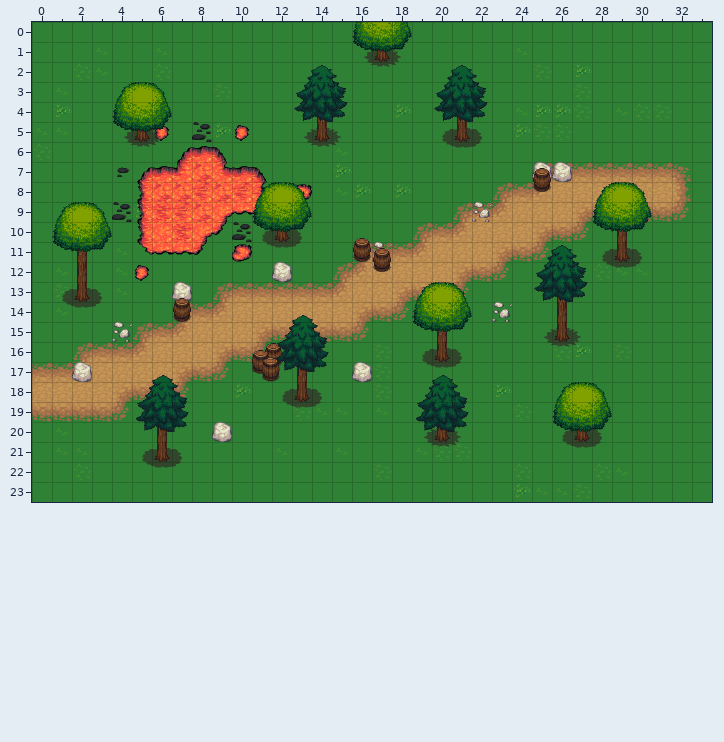
An edit to a level. Tiled map, Path.tmx. The picture above is the old version.
Cells are 32x32 px. Shown: x 0..33, y 0..23. The old version is drawn lined up with the new one.
Now the later version:
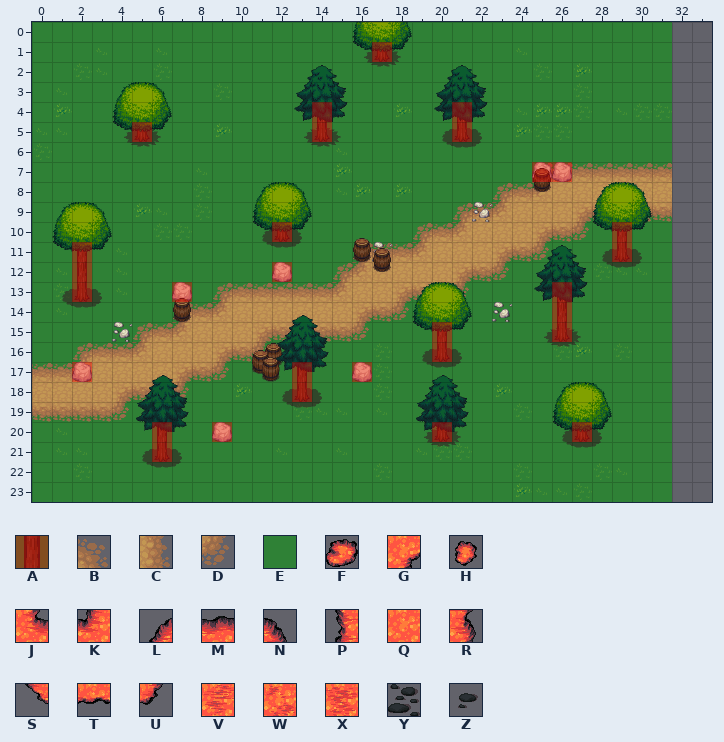
Key: from "RED": A 0; from "dirt": B 8, C 11, D 14; from "grass": E 10; from "lava": F 0, G 1, H 3, J 4, K 5, L 6, M 7, N 8, P 9, Q 10, R 11, S 12, T 13, U 14, V 15, W 16, X 17; from "lavarock": Y 0, Z 3.
_ is an empty cell.
Tiles replaced or removed in this view: B, C, D, E, F, G, H, J, K, L, M, N, P, Q, R, S, T, U, V, W, X, Y, Z.
Tiles of an added or newly shown layer are drawn over the layers below it.
See-through tiles are keyed as they look on the map.
Diff:
Changed rows in their new state; . is an unchanged cell.
map size 34x24 -> 32x24 cells
Layer "Grass":
first column x 32:
 0 __
 1 __
 2 __
 3 __
 4 __
 5 __
 6 __
 7 __
 8 __
 9 __
10 __
11 __
12 __
13 __
14 __
15 __
16 __
17 __
18 __
19 __
20 __
21 __
22 __
23 __
Layer "LAVA!" (now hidden):
first column x 4:
 5 .._._._...
 6 ...___....
 7 ________..
 8 ._______._
 9 ________..
10 .______...
11 .____._...
12 ._........
Layer "Path":
first column x 32:
 7 _
 8 _
 9 _
Layer "Collisions" (added):
first column x 2:
 1 ...............A............
 4 ............A......A........
 5 ...A........A......A........
 7 .......................AA...
10 ..........A................A
11 A..........................A
12 A.........A.................
13 A....A..................A...
14 ........................A...
15 ..................A.....A...
16 ..................A.........
17 A..........A..A.............
18 ...........A................
20 ....A..A..........A......A..
21 ....A.......................
